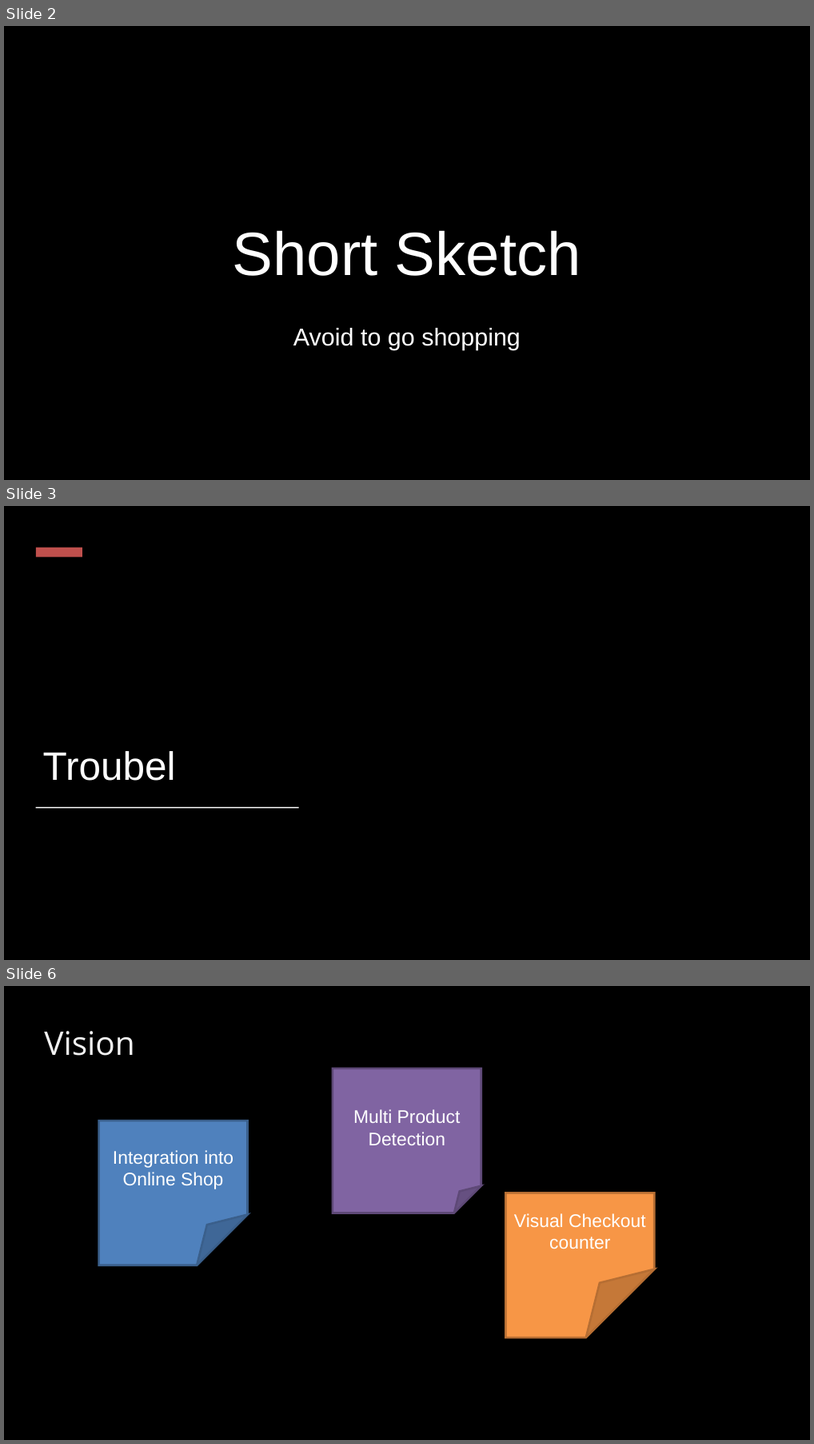
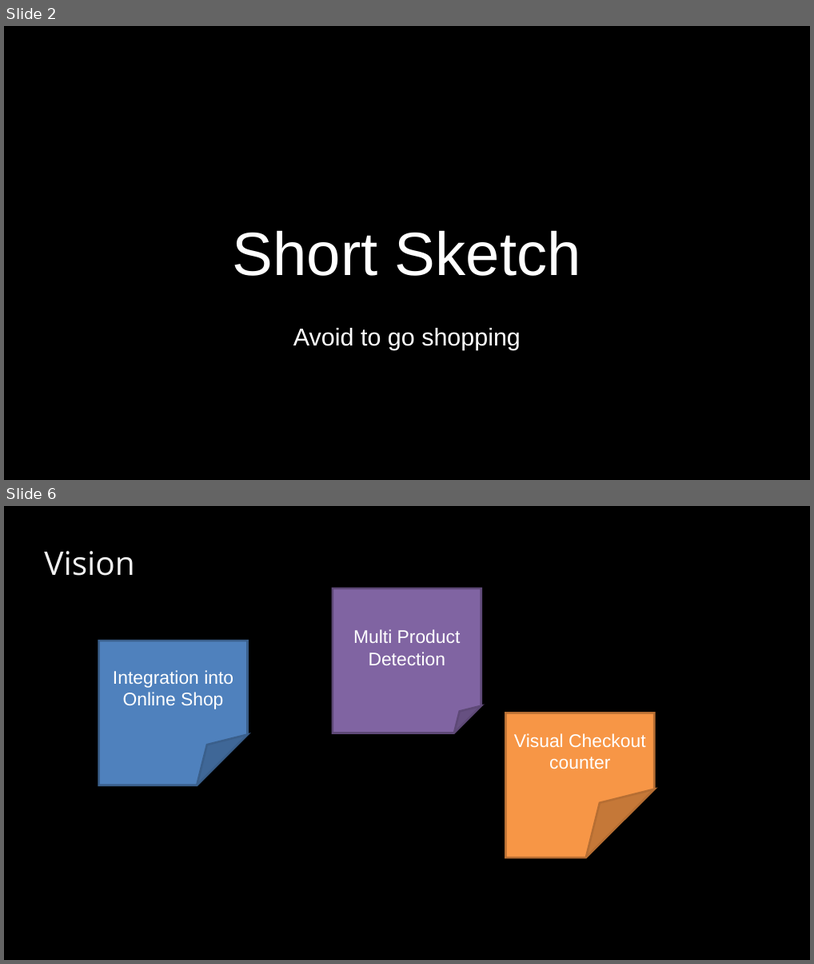
Before and after one commit to BaselHack/2021-team-5, a slide deck: presentation/presentation_v1.pptx. Shown one above the other, each under a label of ours: slides 2, 3 and 6 before the commit, slides 2 and 6 after it; the slides between them are not shown. The pictures are 814x1444 and 814x964 pixels, drawn with LibreOffice and Linux fonts; fonts in the diff are those of the drawing; background and template pictures are left out. Boxes give left, top, right and bottom in pixels: in the first picture for what was removed or moved away, otherwise in the second. Text is boxed around its words. In the diff, an @@ line names an element or a change of style, - is before the commit and + after.

```diff
--- a/presentation/presentation_v1.pptx
+++ b/presentation/presentation_v1.pptx
@@ slide 3 removed at bbox=[4, 506, 810, 960], background #000000 @@
@@ rectangle removed at bbox=[4, 506, 622, 960] @@
@@ rectangle removed at bbox=[36, 548, 82, 557] @@
@@ title removed at bbox=[43, 751, 176, 780] @@
-Troubel
@@ rectangle removed at bbox=[35, 807, 299, 808] @@
```
Also in this commit, not shown: 2 slides added, 2 other slides removed.
